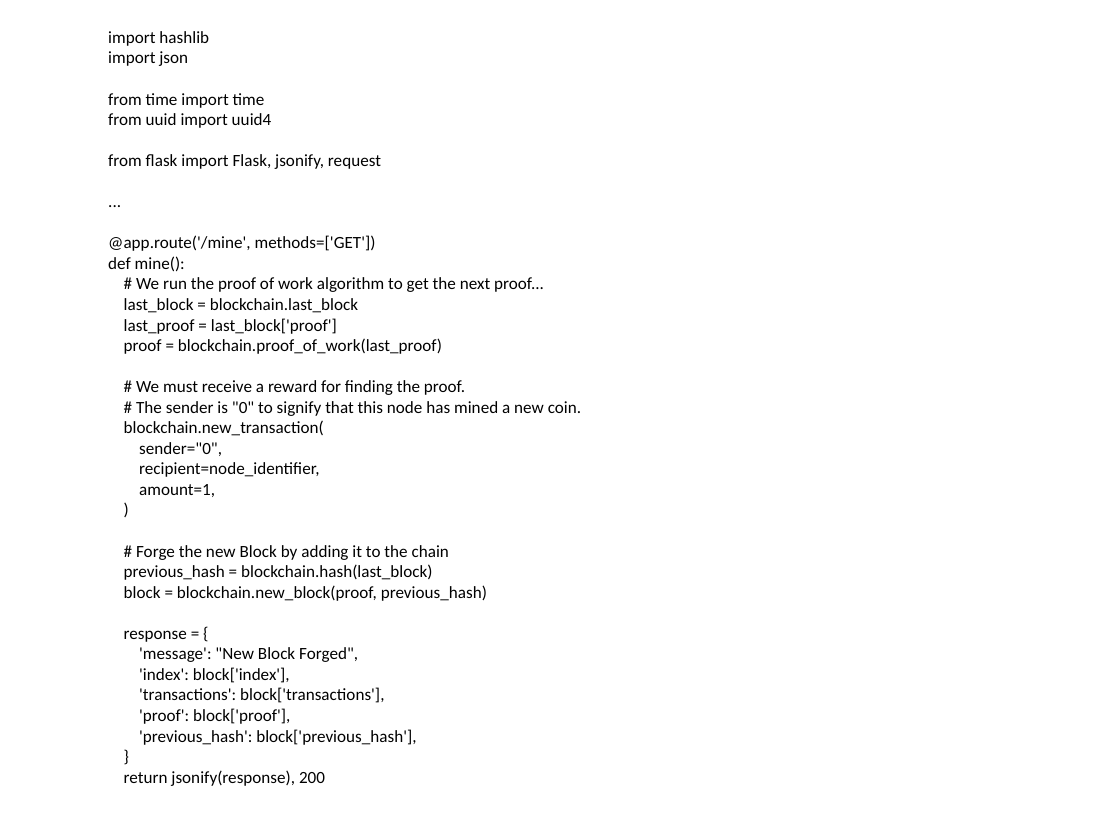
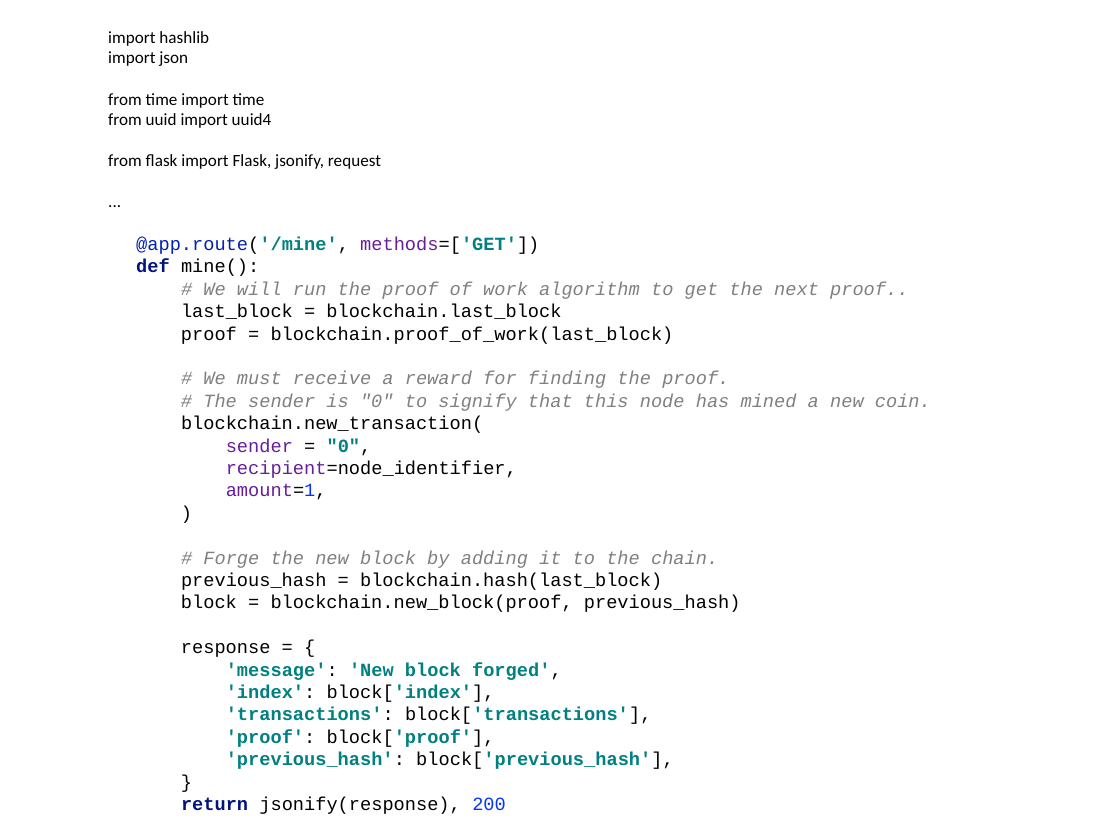
Before and after one commit to pkankipati/myblockchain, a slide deck: slide 38 of docs/Build a private blockchain.pptx (slide 37 before the commit). Drawn at 1120x840 pixels with LibreOffice and Linux fonts; fonts in the diff are those of the drawing. Boxes give left, top, right and bottom in pixels: in the first picture for what was removed or moved away, otherwise in the second. Text is boxed around its words. In the diff, an @@ line names an element or a change of style, - is before the commit and + after.

```diff
--- a/docs/Build a private blockchain.pptx
+++ b/docs/Build a private blockchain.pptx
@@ text at [136, 237, 931, 814]: size 11 to 12 pt, font Calibri to Courier New in "@app.route('/mine', methods=['GET'])", "def mine():", "last_block = blockchain.last_block", "# We must receive a reward for ..." and 14 more places; text colour #000000 to #0220B2 in "@app.route('/mine',"; text colour #000000 to #008080 in "@app.route('/mine', methods=['GET'])", "'index': block['index'],", "'transactions': block['transactions'],", "'proof': block['proof']," and 1 more places; text colour #000000 to #661E99 in "methods=['GET'])", "recipient=node_identifier,", "amount=1,"; bold on in "@app.route('/mine', methods=['GET'])", "def", "'index': block['index'],", "'transactions': block['transactions']," and 3 more places; text colour #000000 to #011480 in "def", "return"; text colour #000000 to #808080, italic on in "# We must receive a reward for ...", "# The sender is "0" to signify ..."; text colour #000000 to #0432FF in "amount=1,", "200"; list level 1 to 2 in "@app.route('/mine', methods=['GET'])"; list level 1 to 2 in "def mine():"; list level 1 to 2 in "last_block = blockchain.last_block"; list level 1 to 2 in "# We must receive a ..."; list level 1 to 2 in "# The sender is "0" ..."; list level 1 to 2 in "blockchain.new_transaction("; list level 1 to 2 in "recipient=node_identifier,"; list level 1 to 2 in "amount=1,"; list level 1 to 2 in ")"; list level 1 to 2 in "previous_hash = blockchain.hash(last_block)"; list level 1 to 2 in "block = blockchain.new_block(proof, previous_hash)"; list level 1 to 2 in "response = {"; list level 1 to 2 in "'index': block['index'],"; list level 1 to 2 in "'transactions': block['transactions'],"; list level 1 to 2 in "'proof': block['proof'],"; list level 1 to 2 in "'previous_hash': block['previous_hash'],"; list level 1 to 2 in "}"; list level 1 to 2 in "return jsonify(response), 200" @@
@@ text at [203, 282, 908, 299]: text changed; size 11 to 12 pt; font Calibri to Courier New; text colour #000000 to #808080; italic on @@
-# We run the proof of work algorithm to get the next proof...
+  # We will run the proof of work algorithm to get the next proof..
@@ text at [181, 327, 674, 344]: text changed; size 11 to 12 pt; font Calibri to Courier New @@
-last_proof = last_block['proof']
-proof = blockchain.proof_of_work(last_proof)
+  proof = blockchain.proof_of_work(last_block)
@@ text at [226, 439, 372, 456]: text changed; size 11 to 12 pt; font Calibri to Courier New; text colour #000000 to #661E99 @@
-sender="0",
+  sender = "0",
@@ text at [203, 551, 718, 568]: text changed; size 11 to 12 pt; font Calibri to Courier New; text colour #000000 to #808080; italic on @@
-# Forge the new Block by adding it to the chain
+  # Forge the new block by adding it to the chain.
@@ text at [226, 663, 562, 680]: text changed; size 11 to 12 pt; font Calibri to Courier New; text colour #000000 to #008080; bold on @@
-'message': "New Block Forged",
+  'message': 'New block forged',
```
Also in this commit, not shown: 21 other slides changed, 2 slides added, 1 other file.
